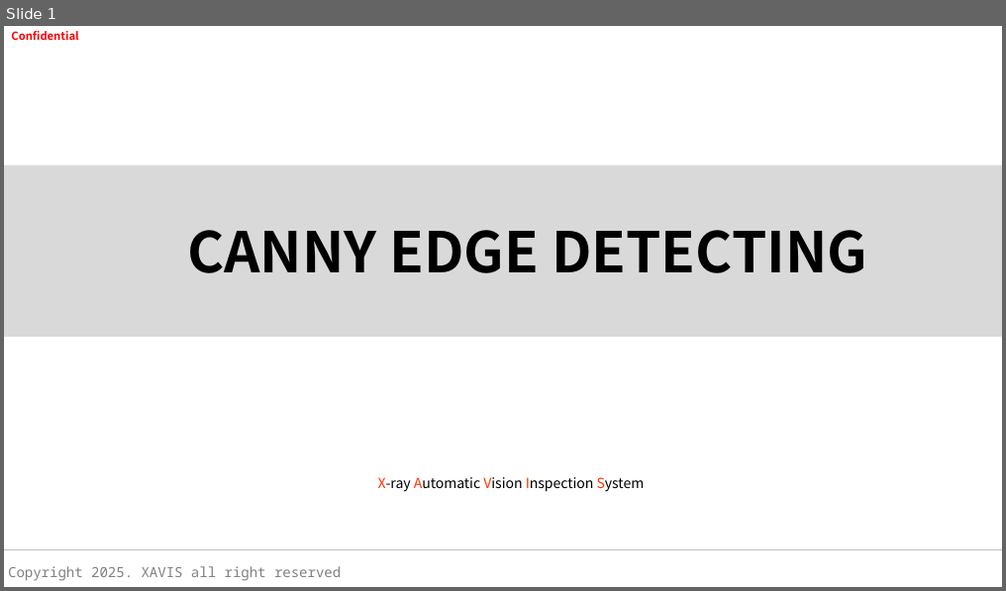
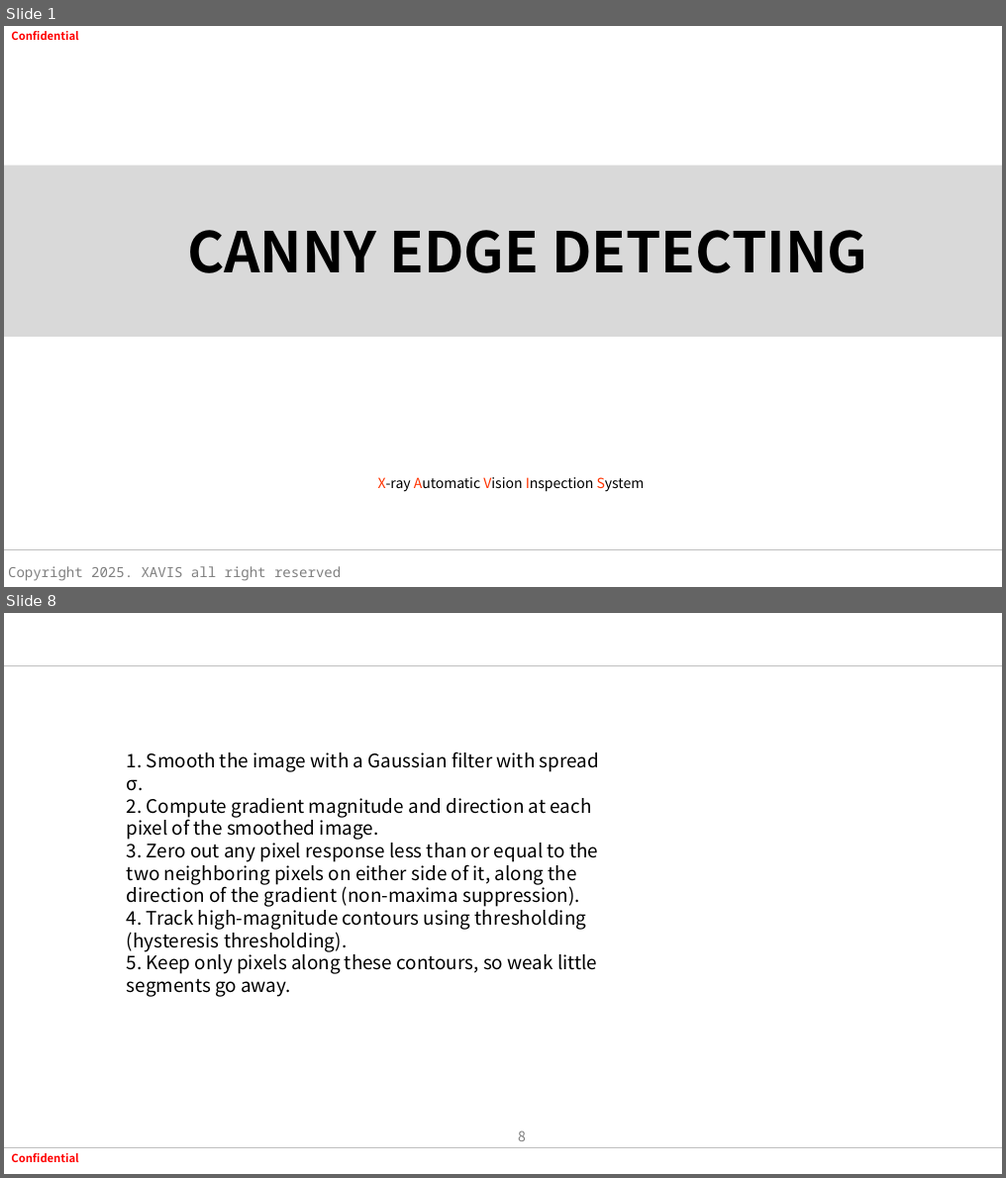
Before and after one commit to tuananh020400/FresherXavisTech, a slide deck: Document/SlideWeek4/CannyEdge.pptx. Shown one above the other, each under a label of ours: slide 1 before the commit, slides 1 and 8 after it; the slides between them are not shown. The pictures are 1006x591 and 1006x1178 pixels, drawn with LibreOffice and Linux fonts; fonts in the diff are those of the drawing; background and template pictures are left out. Boxes give left, top, right and bottom in pixels: in the first picture for what was removed or moved away, otherwise in the second. Text is boxed around its words. In the diff, an @@ line names an element or a change of style, - is before the commit and + after.

```diff
--- a/Document/SlideWeek4/CannyEdge.pptx
+++ b/Document/SlideWeek4/CannyEdge.pptx
@@ slide 8 added at [4, 613, 1002, 1174], background #FFFFFF @@
@@ line added from (4, 666) to (1002, 666), #BFBFBF 1 pt @@
@@ text added at [127, 752, 599, 997], 18 pt, text #000000 @@
+1. Smooth the image with a Gaussian filter with spread σ.
+2. Compute gradient magnitude and direction at each pixel of the smoothed image.
+3. Zero out any pixel response less than or equal to the two neighboring pixels on either side of it, along the direction of the gradient (non-maxima suppression).
+4. Track high-magnitude contours using thresholding (hysteresis thresholding).
+5. Keep only pixels along these contours, so weak little segments go away.
@@ page number added at [518, 1131, 526, 1142], 13.3 pt, text #808080 @@
+8
@@ line added from (4, 1149) to (1002, 1149), #BFBFBF 1 pt @@
@@ text added at [11, 1154, 78, 1162], 10.7 pt, text #FF0000, bold @@
+Confidential
```
Also in this commit, not shown: 7 other slides added, 3 slides removed, 10 other files.
